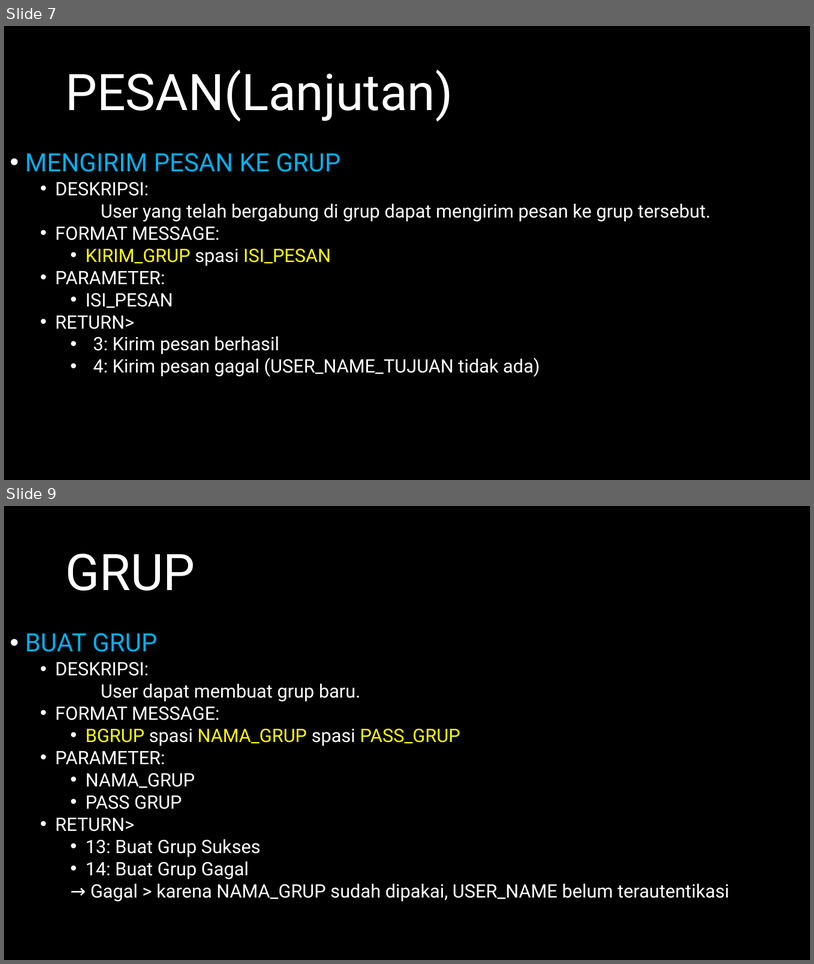
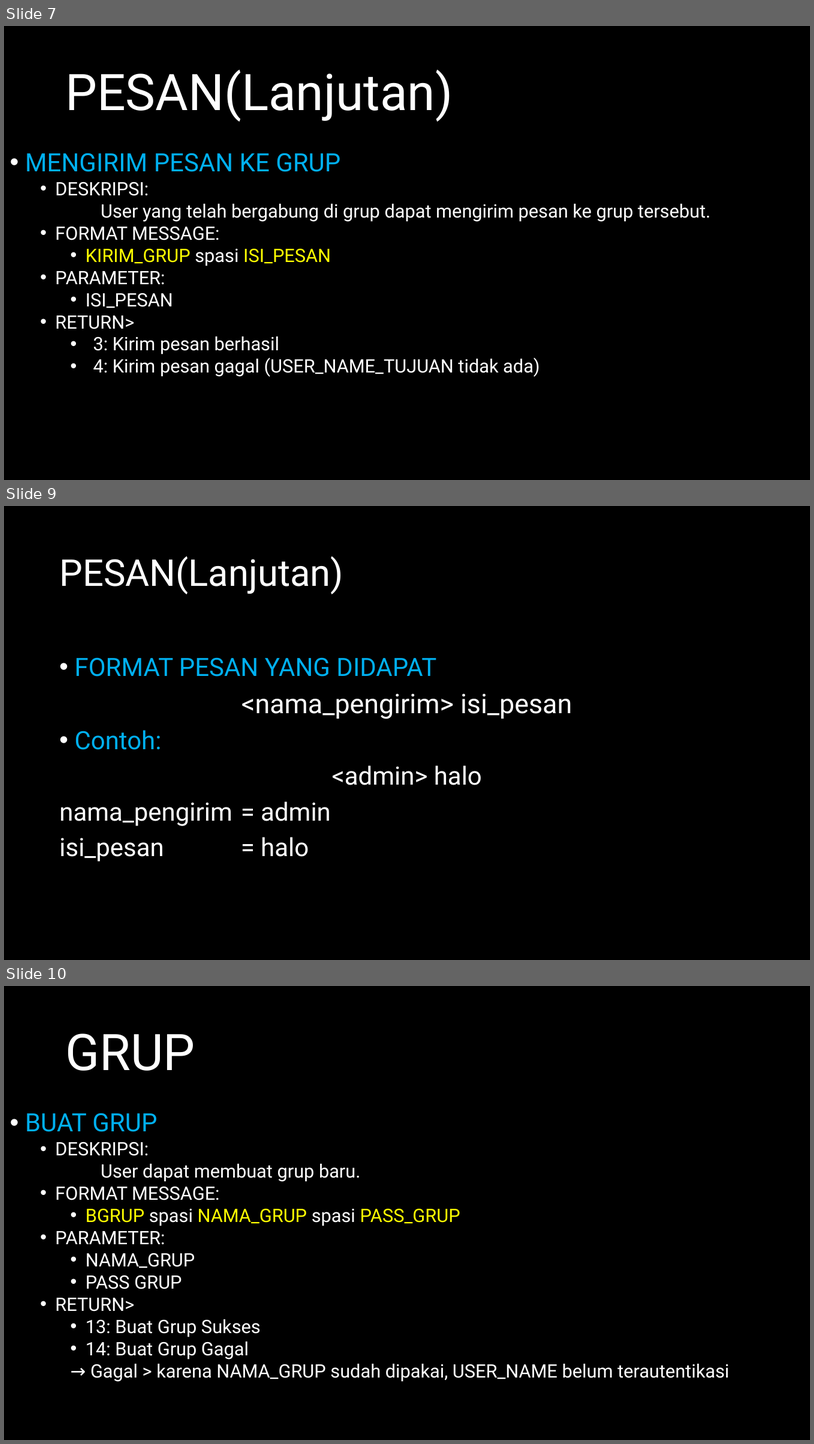
Before and after one commit to jeffrynasri/Kuliah-Progjar-E, a slide deck: TUGAS2_CHATSERVER/DRAFT-CHAT-SERVER.pptx. Shown one above the other, each under a label of ours: slides 7 and 9 before the commit, slides 7, 9 and 10 after it; the slides between them are not shown. The pictures are 814x964 and 814x1444 pixels, drawn with LibreOffice and Linux fonts; fonts in the diff are those of the drawing. Boxes give left, top, right and bottom in pixels: in the first picture for what was removed or moved away, otherwise in the second. Text is boxed around its words. In the diff, an @@ line names an element or a change of style, - is before the commit and + after.

```diff
--- a/TUGAS2_CHATSERVER/DRAFT-CHAT-SERVER.pptx
+++ b/TUGAS2_CHATSERVER/DRAFT-CHAT-SERVER.pptx
@@ slide 9 added at box(4, 506, 810, 960), background #000000 @@
@@ title added at box(59, 556, 344, 594), 44 pt, text #FFFFFF @@
+PESAN(Lanjutan)
@@ subtitle added at box(59, 657, 572, 861), 30 pt, text #FFFFFF @@
+• FORMAT PESAN YANG DIDAPAT
+<nama_pengirim> isi_pesan
+• Contoh:
+<admin> halo
+nama_pengirim = admin
+isi_pesan = halo
@@ what was slide 9 is now slide 10 @@
```
Also in this commit, not shown: 1 slide changed, 3 other files.
